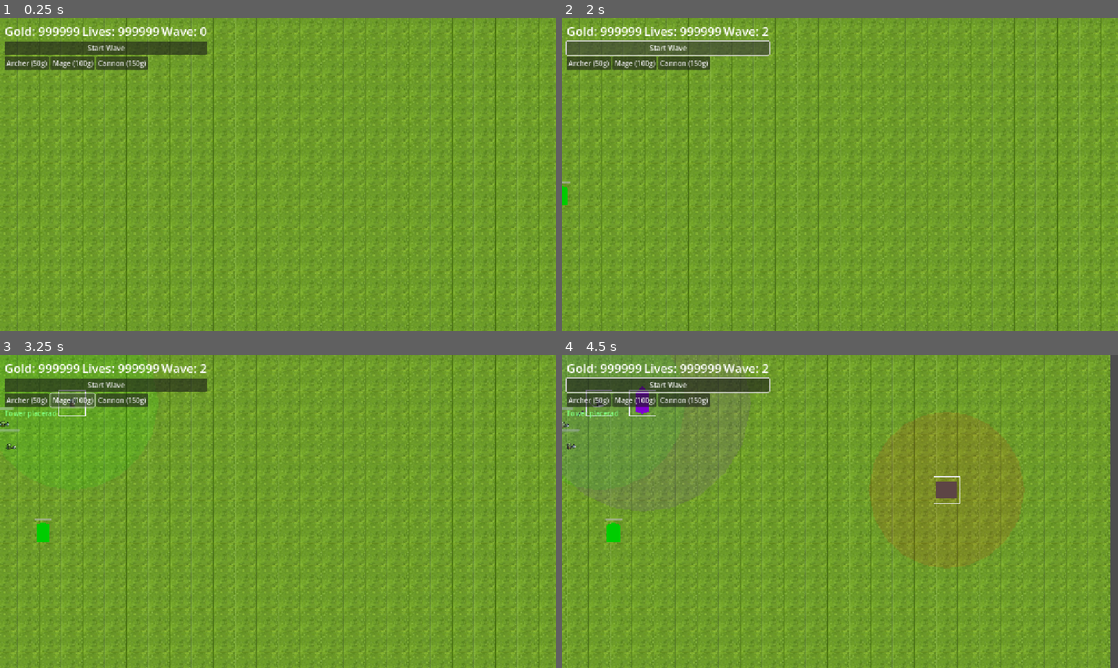
Above: before the commit, frames 1-4 (two rows, left to right).
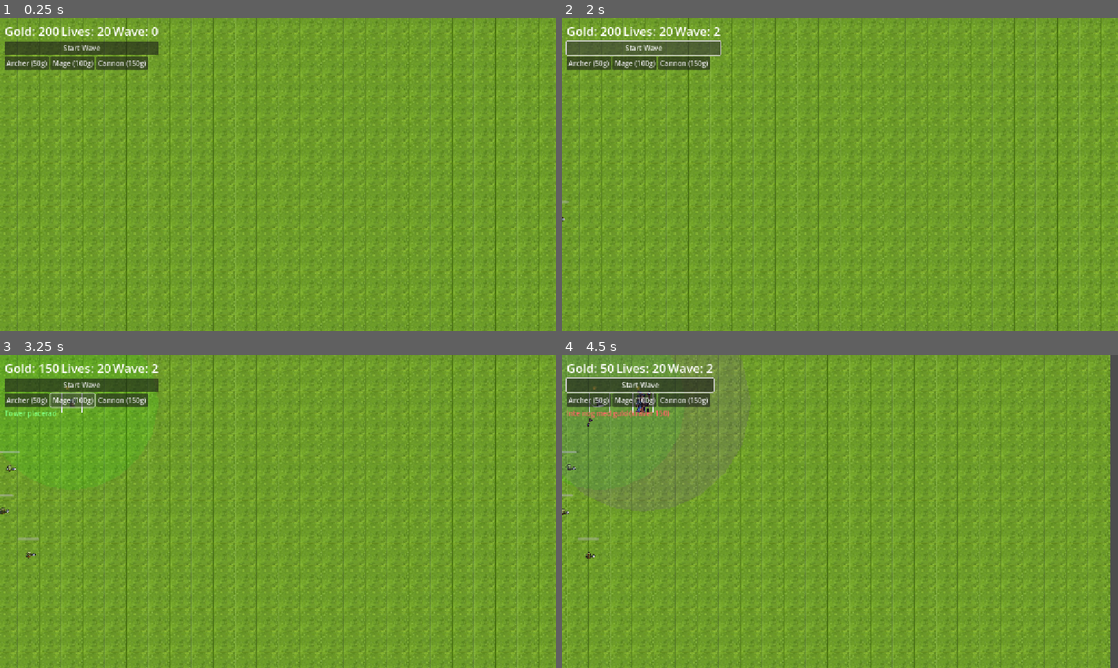
Above: after the commit, the same moments.

Repository: Saberlost/GodotTowerDefense
Game: Godot game, scene res://scenes/main.tscn
Two runs of this game, one before a commit and one after it. Both use one fixed random seed, a clock stepped at 60 frames per second and the inputs below.
Inputs (mouse positions are in pixels of both pictures, inside the frame that each line leads up to):
- Up to frame 1 (0.25 s): no input
- Up to frame 2 (2 s): click "Start Wave" at 0.5 s; click "Start Wave" at 1.25 s
- Up to frame 3 (3.25 s): click "Archer (50g)" at 2 s; click "Mage (100g)" at 2.75 s
- Up to frame 4 (4.5 s): click "Cannon (150g)" at 3.5 s; tap Enter at 4.25 s; move the mouse to (962, 495) at 4.27 s; hold Right (ui_right) from 4.28 s (still down); click (962, 495) at 4.42 s

The runs differ from the first frame. In frame 1, 1.0% of the frame differs, in the area x 6-38%, y 2-12%; in frame 2, 1.2%; in frame 3, 1.6%; in frame 4, 2.4%, in the area x 0-72%, y 2-66%.

Commit message:
Add enemy/tower sprite overhaul and gameplay upgrades.
This adds new dragon, golem, cannon, and wizard assets, introduces tower upgrades with star indicators, constrains monster movement to a central lane band, and updates placement/pathing behavior for cleaner gameplay.

Made-with: Cursor

Diff:
--- a/scenes/enemies/dragon.tscn
+++ b/scenes/enemies/dragon.tscn
@@ -1,22 +1,31 @@
 [gd_scene load_steps=5 format=3 uid="uid://c4jv0yfgdm1ha"]
 
 [ext_resource type="Script" uid="uid://cnsr1phy2v2lp" path="res://scripts/enemy.gd" id="1"]
-[ext_resource type="Texture2D" uid="uid://ca8gm6yl0utws" path="res://sprites/sprits_monsters.jpg" id="2_7cpjs"]
+[ext_resource type="Texture2D" uid="uid://bhm1yvcv1116x" path="res://sprites/dragon_sprite.png" id="2_dragon"]
 
-[sub_resource type="AtlasTexture" id="AtlasTexture_mm4vl"]
-atlas = ExtResource("2_7cpjs")
-region = Rect2(92, 360, 233, 221)
+[sub_resource type="Shader" id="Shader_checker_cut"]
+code = "shader_type canvas_item;
 
-[sub_resource type="SpriteFrames" id="SpriteFrames_trrk7"]
-animations = [{
-"frames": [{
-"duration": 1.0,
-"texture": SubResource("AtlasTexture_mm4vl")
-}],
-"loop": true,
-"name": &"default",
-"speed": 5.0
-}]
+uniform vec3 checker_a = vec3(0.266667, 0.266667, 0.266667);
+uniform vec3 checker_b = vec3(0.4, 0.4, 0.4);
+uniform float threshold = 0.045;
+
+void fragment() {
+	vec4 c = texture(TEXTURE, UV);
+	float da = distance(c.rgb, checker_a);
+	float db = distance(c.rgb, checker_b);
+	if (c.a > 0.99 && (da < threshold || db < threshold)) {
+		c.a = 0.0;
+	}
+	COLOR = c;
+}
+"
+
+[sub_resource type="ShaderMaterial" id="ShaderMaterial_checker_cut"]
+shader = SubResource("Shader_checker_cut")
+shader_parameter/checker_a = Vector3(0.266667, 0.266667, 0.266667)
+shader_parameter/checker_b = Vector3(0.4, 0.4, 0.4)
+shader_parameter/threshold = 0.045
 
 [node name="Dragon" type="CharacterBody2D"]
 collision_layer = 2
@@ -25,11 +34,6 @@
 speed = 100.0
 max_health = 200.0
 gold_reward = 50
-
-[node name="Sprite2Dold" type="Polygon2D" parent="."]
-color = Color(0.8, 0, 0, 1)
-polygon = PackedVector2Array(-30, 0, -10, -30, 10, -30, 30, 0, 10, 30, -10, 30)
-uv = PackedVector2Array(-30, 0, -10, -30, 10, -30, 30, 0, 10, 30, -10, 30)
 
 [node name="CollisionShape2D" type="CollisionPolygon2D" parent="."]
 polygon = PackedVector2Array(-30, 0, -10, -30, 10, -30, 30, 0, 10, 30, -10, 30)
@@ -42,6 +46,7 @@
 value = 100.0
 show_percentage = false
 
-[node name="Sprite2D" type="AnimatedSprite2D" parent="."]
-scale = Vector2(0.28, 0.28)
-sprite_frames = SubResource("SpriteFrames_trrk7")
+[node name="Sprite2D" type="Sprite2D" parent="."]
+material = SubResource("ShaderMaterial_checker_cut")
+scale = Vector2(0.0625, 0.0625)
+texture = ExtResource("2_dragon")
--- /dev/null
+++ b/scenes/enemies/golem.tscn
@@ -0,0 +1,32 @@
+[gd_scene load_steps=4 format=3]
+
+[ext_resource type="Script" uid="uid://cnsr1phy2v2lp" path="res://scripts/enemy.gd" id="1"]
+[ext_resource type="Texture2D" uid="uid://cg0ow5oynvp1u" path="res://sprites/sprits_monsters.png" id="2"]
+
+[sub_resource type="AtlasTexture" id="1"]
+atlas = ExtResource("2")
+region = Rect2(400, 360, 230, 230)
+
+[node name="Golem" type="CharacterBody2D"]
+collision_layer = 2
+collision_mask = 0
+script = ExtResource("1")
+speed = 45.0
+max_health = 140.0
+gold_reward = 30
+
+[node name="Sprite2D" type="Sprite2D" parent="."]
+texture = SubResource("1")
+position = Vector2(0, -4)
+scale = Vector2(0.25, 0.25)
+
+[node name="CollisionShape2D" type="CollisionPolygon2D" parent="."]
+polygon = PackedVector2Array(-22, -26, 22, -26, 22, 26, -22, 26)
+
+[node name="HealthBar" type="ProgressBar" parent="."]
+offset_left = -26.0
+offset_top = -44.0
+offset_right = 26.0
+offset_bottom = -38.0
+value = 100.0
+show_percentage = false
--- a/scenes/towers/cannon_tower.tscn
+++ b/scenes/towers/cannon_tower.tscn
@@ -1,16 +1,25 @@
-[gd_scene load_steps=2 format=3 uid="uid://c1u7ahm0gjlxg"]
+[gd_scene load_steps=5 format=3 uid="uid://c1u7ahm0gjlxg"]
 
 [ext_resource type="Script" uid="uid://bcnchke4v53s0" path="res://scripts/tower.gd" id="1"]
+[ext_resource type="Texture2D" path="res://sprites/cannon_sprite.png" id="2_cannon"]
+
+[sub_resource type="Shader" id="Shader_checker_cut"]
+code = "shader_type canvas_item;\n\nuniform vec3 checker_a = vec3(0.266667, 0.266667, 0.266667);\nuniform vec3 checker_b = vec3(0.4, 0.4, 0.4);\nuniform float threshold = 0.045;\n\nvoid fragment() {\n\tvec4 c = texture(TEXTURE, UV);\n\tfloat da = distance(c.rgb, checker_a);\n\tfloat db = distance(c.rgb, checker_b);\n\tif (c.a > 0.99 && (da < threshold || db < threshold)) {\n\t\tc.a = 0.0;\n\t}\n\tCOLOR = c;\n}\n"
+
+[sub_resource type="ShaderMaterial" id="ShaderMaterial_checker_cut"]
+shader = SubResource("Shader_checker_cut")
 
 [node name="CannonTower" type="Node2D"]
 script = ExtResource("1")
 damage = 50.0
 attack_speed = 0.5
 range = 180.0
+rotate_sprite_to_target = false
 
-[node name="Sprite2D" type="Polygon2D" parent="."]
-color = Color(0.3, 0.3, 0.3, 1)
-polygon = PackedVector2Array(-25, -20, -25, 20, 25, 20, 25, -20)
+[node name="Sprite2D" type="Sprite2D" parent="."]
+texture = ExtResource("2_cannon")
+material = SubResource("ShaderMaterial_checker_cut")
+scale = Vector2(0.04, 0.04)
 
 [node name="RangeCircle" type="Polygon2D" parent="."]
 color = Color(1, 0, 0, 0.1)
--- a/scenes/towers/mage_tower.tscn
+++ b/scenes/towers/mage_tower.tscn
@@ -1,6 +1,7 @@
-[gd_scene load_steps=2 format=3 uid="uid://cq8kpv8gfy1dq"]
+[gd_scene load_steps=3 format=3 uid="uid://cq8kpv8gfy1dq"]
 
 [ext_resource type="Script" uid="uid://bcnchke4v53s0" path="res://scripts/tower.gd" id="1"]
+[ext_resource type="Texture2D" path="res://sprites/wizard_sprite_chromakey.png" id="2_wizard"]
 
 [node name="MageTower" type="Node2D"]
 script = ExtResource("1")
@@ -8,9 +9,10 @@
 attack_speed = 1.0
 range = 250.0
 
-[node name="Sprite2D" type="Polygon2D" parent="."]
-color = Color(0.5, 0, 0.8, 1)
-polygon = PackedVector2Array(-15, -25, 0, -40, 15, -25, 15, 20, 0, 25, -15, 20)
+[node name="Sprite2D" type="Sprite2D" parent="."]
+texture = ExtResource("2_wizard")
+scale = Vector2(0.07, 0.07)
+position = Vector2(0, -2)
 
 [node name="RangeCircle" type="Polygon2D" parent="."]
 color = Color(0.5, 0, 1, 0.1)
--- a/scripts/main.gd
+++ b/scripts/main.gd
@@ -10,11 +10,15 @@
 const ENEMY_SCALING_FACTOR = 2
 const DRAGON_UNLOCK_WAVE = 5
 const DEBUG_MODE = false
-const DEBUG_INFINITE_RESOURCES = true
+const DEBUG_INFINITE_RESOURCES = false
 const DEBUG_STARTING_GOLD = 999999
 const DEBUG_STARTING_LIVES = 999999
 const PLAY_AREA_BORDER_COLOR = Color(0.95, 0.95, 0.95, 0.95)
 const PLAY_AREA_BORDER_WIDTH = 3.0
+const TOWER_MIN_SPACING_CELLS = 1.0
+const MONSTER_WALK_BAND_HEIGHT_TILES = 6
+const WALK_WALL_COLOR = Color(0.45, 0.28, 0.12, 1.0)
+const WALK_WALL_WIDTH = 6.0
 
 # Tile atlas values for GroundMap.tres
 const GROUND_SOURCE_ID = 0
@@ -39,6 +43,7 @@
 var lives = 20
 var selected_tower_type = ""
 var tower_cells: Dictionary = {}
+var tower_nodes_by_cell: Dictionary = {}
 var map_grid_width = MAP_SECTION_WIDTH
 var map_grid_height = MAP_SECTION_HEIGHT
 
@@ -54,6 +59,7 @@
 
 var enemy_scenes = {
 	"goblin": preload("res://scenes/enemies/goblin.tscn"),
+	"golem": preload("res://scenes/enemies/golem.tscn"),
 	"orc": preload("res://scenes/enemies/orc.tscn"),
 	"dragon": preload("res://scenes/enemies/dragon.tscn")
 }
@@ -82,6 +88,16 @@
 		Vector2(map_grid_width * cell_size, map_grid_height * cell_size)
 	)
 	draw_rect(border_rect, PLAY_AREA_BORDER_COLOR, false, PLAY_AREA_BORDER_WIDTH)
+
+	# Draw temporary top/bottom walls that mark monster walk area.
+	var walk_row_min = get_walkable_row_min()
+	var walk_row_max = get_walkable_row_max()
+	var wall_top_y = map_top_offset_pixels + walk_row_min * cell_size
+	var wall_bottom_y = map_top_offset_pixels + (walk_row_max + 1) * cell_size
+	var wall_start = Vector2(0, wall_top_y)
+	var wall_end = Vector2(map_grid_width * cell_size, wall_top_y)
+	draw_line(wall_start, wall_end, WALK_WALL_COLOR, WALK_WALL_WIDTH)
+	draw_line(Vector2(0, wall_bottom_y), Vector2(map_grid_width * cell_size, wall_bottom_y), WALK_WALL_COLOR, WALK_WALL_WIDTH)
 
 func _process(delta):
 	var camera_movement = Vector2.ZERO
@@ -111,10 +127,12 @@
 			else:
 				is_camera_dragging = false
 		elif event.pressed and event.button_index == MOUSE_BUTTON_LEFT:
+			var mouse_pos = get_global_mouse_position()
 			if selected_tower_type != "":
-				var mouse_pos = get_global_mouse_position()
 				if place_tower(selected_tower_type, mouse_pos):
 					selected_tower_type = ""
+			else:
+				try_upgrade_tower_at(mouse_pos)
 
 	if event is InputEventMouseMotion and is_camera_dragging:
 		var drag_delta = camera_drag_start - event.position
@@ -182,7 +200,7 @@
 
 func spawn_wave_enemies():
 	var enemy_count = BASE_ENEMY_COUNT + current_wave * ENEMY_SCALING_FACTOR
-	var enemy_types = ["goblin", "orc"] if current_wave < DRAGON_UNLOCK_WAVE else ["goblin", "orc", "dragon"]
+	var enemy_types = ["goblin", "golem", "orc"] if current_wave < DRAGON_UNLOCK_WAVE else ["goblin", "golem", "orc", "dragon"]
 
 	for i in range(enemy_count):
 		await get_tree().create_timer(1.0).timeout
@@ -252,6 +270,7 @@
 		add_tower_footprint(tower)
 		tower_container.add_child(tower)
 		tower_cells[tower_cell] = true
+		tower_nodes_by_cell[tower_cell] = tower
 		update_ui()
 		if ui and ui.has_method("show_message"):
 			ui.show_message("Tower placerad", Color(0.5, 1.0, 0.5, 1.0), 1.0)
@@ -261,10 +280,53 @@
 		ui.show_message(get_tower_placement_error(tower_type, tower_cell))
 	return false
 
+func try_upgrade_tower_at(world_pos: Vector2) -> bool:
+	var tower = get_tower_at_world_pos(world_pos)
+	if not tower:
+		return false
+	if not tower.has_method("can_upgrade") or not tower.has_method("get_upgrade_cost") or not tower.has_method("upgrade_tower"):
+		return false
+
+	if not tower.can_upgrade():
+		if ui and ui.has_method("show_message"):
+			ui.show_message("Tornet ar redan max level")
+		return true
+
+	var upgrade_cost = tower.get_upgrade_cost()
+	if not DEBUG_INFINITE_RESOURCES and gold < upgrade_cost:
+		if ui and ui.has_method("show_message"):
+			ui.show_message("Inte nog med guld for upgrade (" + str(upgrade_cost) + ")")
+		return true
+
+	if tower.upgrade_tower():
+		if not DEBUG_INFINITE_RESOURCES:
+			gold -= upgrade_cost
+		update_ui()
+		if ui and ui.has_method("show_message"):
+			ui.show_message("Torn uppgraderat till nasta level", Color(0.5, 1.0, 0.5, 1.0), 1.0)
+	return true
+
+func get_tower_at_world_pos(world_pos: Vector2):
+	var cell = world_to_cell(world_pos)
+	if tower_nodes_by_cell.has(cell):
+		return tower_nodes_by_cell[cell]
+	return null
+
+func has_tower_spacing_conflict(candidate_cell: Vector2i) -> bool:
+	var min_distance = get_grid_cell_size() * TOWER_MIN_SPACING_CELLS
+	var candidate_world = cell_to_world(candidate_cell)
+	for existing_cell in tower_cells.keys():
+		var existing_world = cell_to_world(existing_cell)
+		if candidate_world.distance_to(existing_world) < min_distance:
+			return true
+	return false
+
 func is_valid_tower_position(cell: Vector2i) -> bool:
 	if not is_cell_in_bounds(cell):
 		return false
 	if tower_cells.has(cell):
+		return false
+	if has_tower_spacing_conflict(cell):
 		return false
 	if would_block_all_paths(cell):
 		return false
@@ -278,6 +340,8 @@
 		return "Utanforkartan"
 	if tower_cells.has(cell):
 		return "Cellen ar redan upptagen"
+	if has_tower_spacing_conflict(cell):
+		return "For nara ett annat torn"
 	if would_block_all_paths(cell):
 		return "Kan inte blockera all passage till hoger"
 	return "Ogiltig position"
@@ -291,7 +355,7 @@
 	return costs.get(type, 50)
 
 func add_tower_footprint(tower: Node2D):
-	var half = TILE_SIZE * 0.5 - 2.0
+	var half = get_grid_cell_size() * 0.5 - 2.0
 	var frame = Line2D.new()
 	frame.width = 2.0
 	frame.default_color = Color(0.95, 0.95, 1.0, 0.9)
@@ -309,7 +373,9 @@
 	return not still_has_path
 
 func exists_any_spawn_to_goal_path() -> bool:
-	for y in range(map_grid_height):
+	var row_min = get_walkable_row_min()
+	var row_max = get_walkable_row_max()
+	for y in range(row_min, row_max + 1):
 		var start_cell = Vector2i(0, y)
 		if not is_cell_walkable(start_cell):
 			continue
@@ -319,7 +385,9 @@
 
 func get_random_spawn_cell() -> Vector2i:
 	var candidates: Array[Vector2i] = []
-	for y in range(map_grid_height):
+	var row_min = get_walkable_row_min()
+	var row_max = get_walkable_row_max()
+	for y in range(row_min, row_max + 1):
 		var start_cell = Vector2i(0, y)
 		if not is_cell_walkable(start_cell):
 			continue
@@ -404,4 +472,16 @@
 	return ground_map.get_cell_source_id(tile_cell) != -1
 
 func is_cell_walkable(cell: Vector2i) -> bool:
-	return is_cell_in_bounds(cell) and not tower_cells.has(cell)
+	if not is_cell_in_bounds(cell):
+		return false
+	if cell.y < get_walkable_row_min() or cell.y > get_walkable_row_max():
+		return false
+	return not tower_cells.has(cell)
+
+func get_walkable_row_min() -> int:
+	if map_grid_height <= MONSTER_WALK_BAND_HEIGHT_TILES:
+		return 0
+	return int((map_grid_height - MONSTER_WALK_BAND_HEIGHT_TILES) / 2)
+
+func get_walkable_row_max() -> int:
+	return min(map_grid_height - 1, get_walkable_row_min() + MONSTER_WALK_BAND_HEIGHT_TILES - 1)
--- a/scripts/tower.gd
+++ b/scripts/tower.gd
@@ -6,12 +6,20 @@
 @export var projectile_speed = 300.0
 @export var use_projectiles = false
 @export var projectile_scene: PackedScene = null
-const DEBUG_ZERO_DAMAGE = true
+@export var rotate_sprite_to_target = true
+@export var max_level = 5
+@export var upgrade_cost_base = 35
+@export var damage_multiplier_per_level = 1.35
+@export var attack_speed_multiplier_per_level = 1.12
+@export var range_increase_per_level = 15.0
+const DEBUG_ZERO_DAMAGE = false
 
 var enemy_container = null
 var projectile_container = null
 var current_target = null
 var attack_timer = 0.0
+var level = 1
+var level_label: Label
 
 @onready var range_circle = $RangeCircle
 @onready var sprite = $Sprite2D
@@ -24,6 +32,7 @@
 	attack_timer = 1.0 / attack_speed
 	if range_circle:
 		range_circle.scale = Vector2(range / 50.0, range / 50.0)
+	setup_level_label()
 
 func _physics_process(delta):
 	attack_timer -= delta
@@ -62,8 +71,9 @@
 			var direction = enemy.global_position - global_position
 			sprite.flip_h = direction.x < 0
 		else:
-			# For other sprites (like Polygon2D), rotate as before
-			sprite.rotation = global_position.angle_to_point(enemy.global_position)
+			# For other sprites (like Polygon2D), rotate if enabled
+			if rotate_sprite_to_target:
+				sprite.rotation = global_position.angle_to_point(enemy.global_position)
 
 	# Shoot projectile or do direct damage
 	if use_projectiles and projectile_scene:
@@ -85,3 +95,49 @@
 	projectile.global_position = global_position
 	projectile.set_target(enemy, damage)
 	projectile.speed = projectile_speed
+
+func can_upgrade() -> bool:
+	return level < max_level
+
+func get_upgrade_cost() -> int:
+	return upgrade_cost_base * level
+
+func upgrade_tower() -> bool:
+	if not can_upgrade():
+		return false
+
+	level += 1
+	damage *= damage_multiplier_per_level
+	attack_speed *= attack_speed_multiplier_per_level
+	range += range_increase_per_level
+	attack_timer = 1.0 / max(attack_speed, 0.1)
+
+	if range_circle:
+		range_circle.scale = Vector2(range / 50.0, range / 50.0)
+
+	if level_label:
+		update_level_label_visual()
+
+	return true
+
+func setup_level_label():
+	level_label = Label.new()
+	level_label.position = Vector2(-18, -46)
+	add_child(level_label)
+	update_level_label_visual()
+
+func update_level_label_visual():
+	if not level_label:
+		return
+
+	if level >= 5:
+		level_label.text = "★"
+		level_label.modulate = Color(1.0, 0.25, 0.25, 1.0)
+		level_label.scale = Vector2(1.35, 1.35)
+		level_label.position = Vector2(-10, -50)
+		return
+
+	level_label.text = "★".repeat(level)
+	level_label.modulate = Color(1.0, 0.9, 0.2, 1.0)
+	level_label.scale = Vector2(1.0, 1.0)
+	level_label.position = Vector2(-18, -46)
Binary file added: sprites/cannon_sprite.png
Not shown, added: sprites/cannon_sprite.png.import
Binary file added: sprites/dragon_sprite.png
Not shown, added: sprites/dragon_sprite.png.import
Binary file added: sprites/wizard_sprite_chromakey.png
Not shown, added: sprites/wizard_sprite_chromakey.png.import
